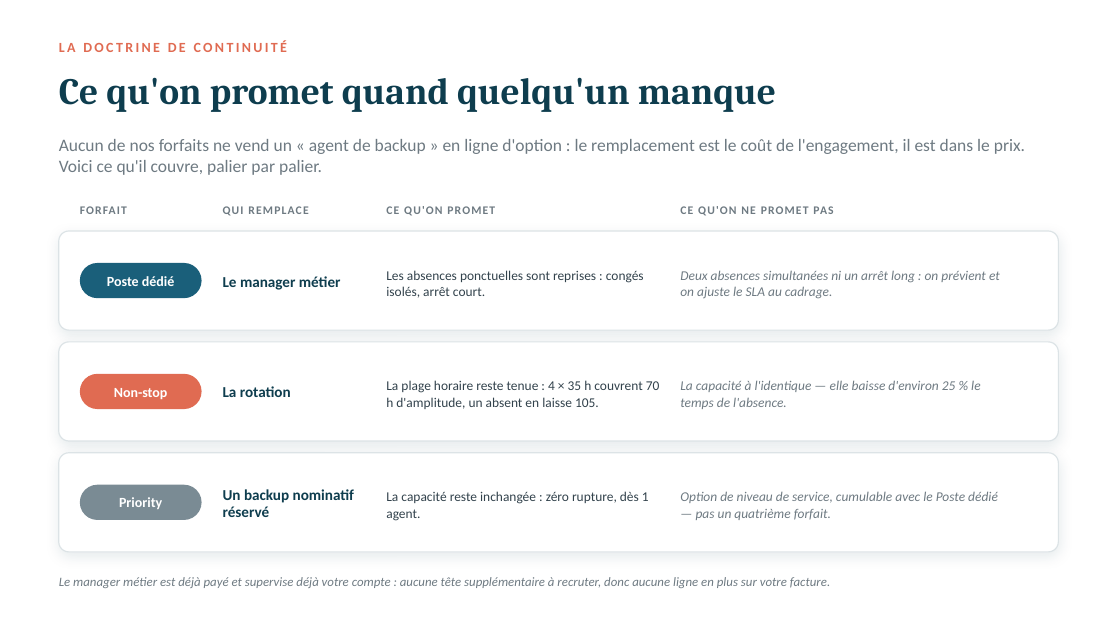
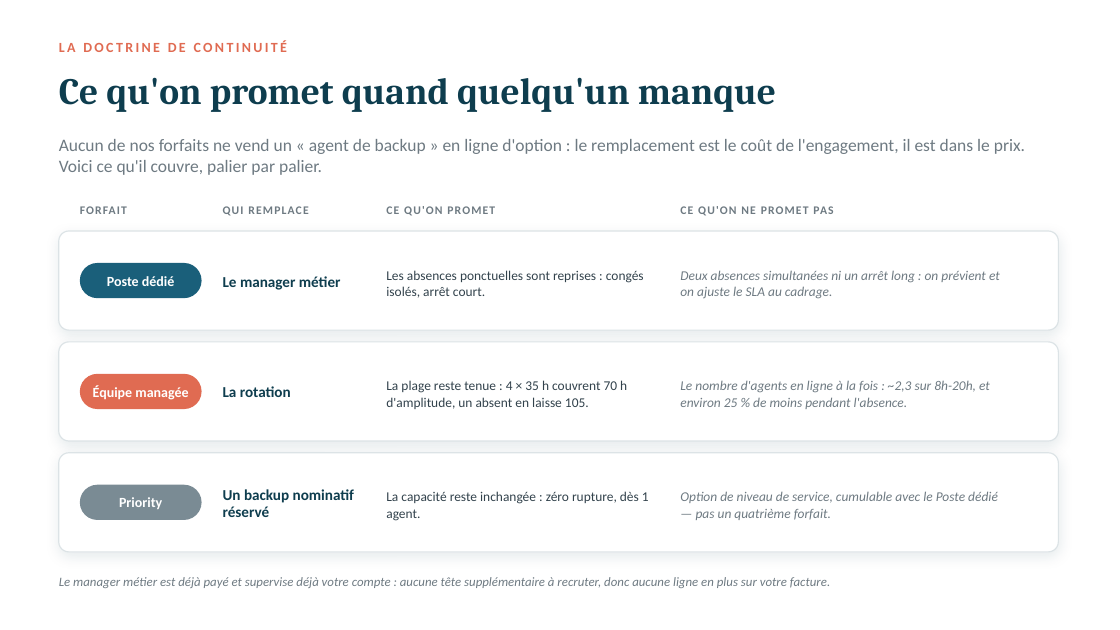
Before and after one commit to valerienvalerien/Salve2, a slide deck: slide 6 of 04-Closing/PLAQUETTE-DEDIE-VS-NONSTOP.pptx. Drawn at 1120x630 pixels with LibreOffice and Linux fonts; fonts in the diff are those of the drawing. Boxes give left, top, right and bottom in pixels: in the first picture for what was removed or moved away, otherwise in the second. Text is boxed around its words. In the diff, an @@ line names an element or a change of style, - is before the commit and + after.

```diff
--- a/04-Closing/PLAQUETTE-DEDIE-VS-NONSTOP.pptx
+++ b/04-Closing/PLAQUETTE-DEDIE-VS-NONSTOP.pptx
@@ text at <box>93,385,188,400</box>: text changed @@
-Non-stop
+Équipe managée
@@ text at <box>386,380,627,409</box>: text changed @@
-La plage horaire reste tenue : 4 × 35 h couvrent 70 h d'amplitude, un absent en laisse 105.
+La plage reste tenue : 4 × 35 h couvrent 70 h d'amplitude, un absent en laisse 105.
@@ text at <box>680,381,990,409</box>: text changed @@
-La capacité à l'identique — elle baisse d'environ 25 % le temps de l'absence.
+Le nombre d'agents en ligne à la fois : ~2,3 sur 8h-20h, et environ 25 % de moins pendant l'absence.
```
Also in this commit, not shown: 7 other slides changed, 9 other files.
